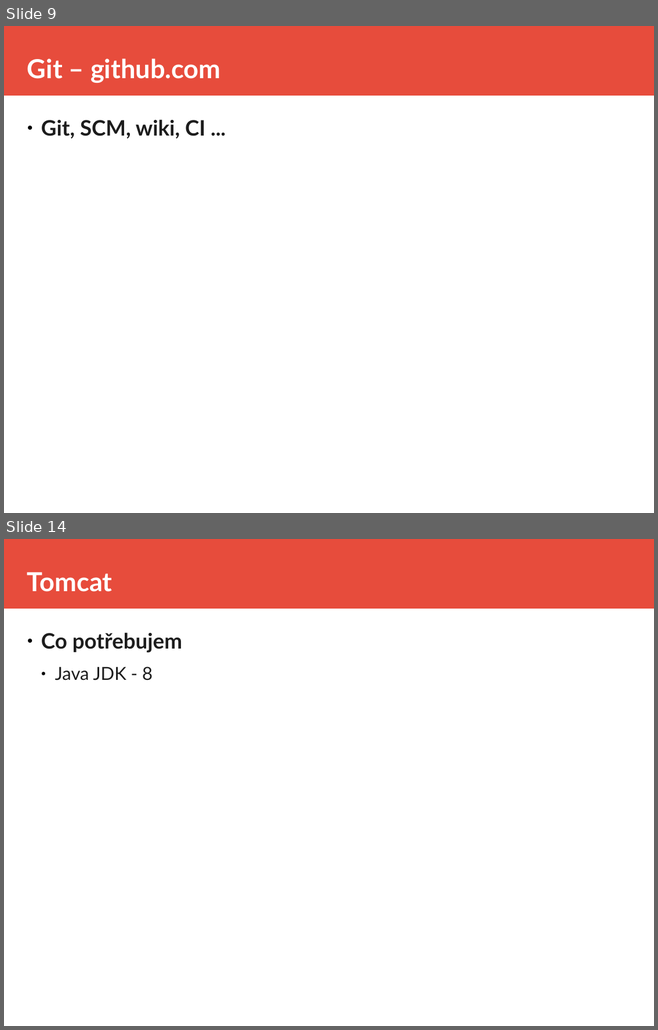
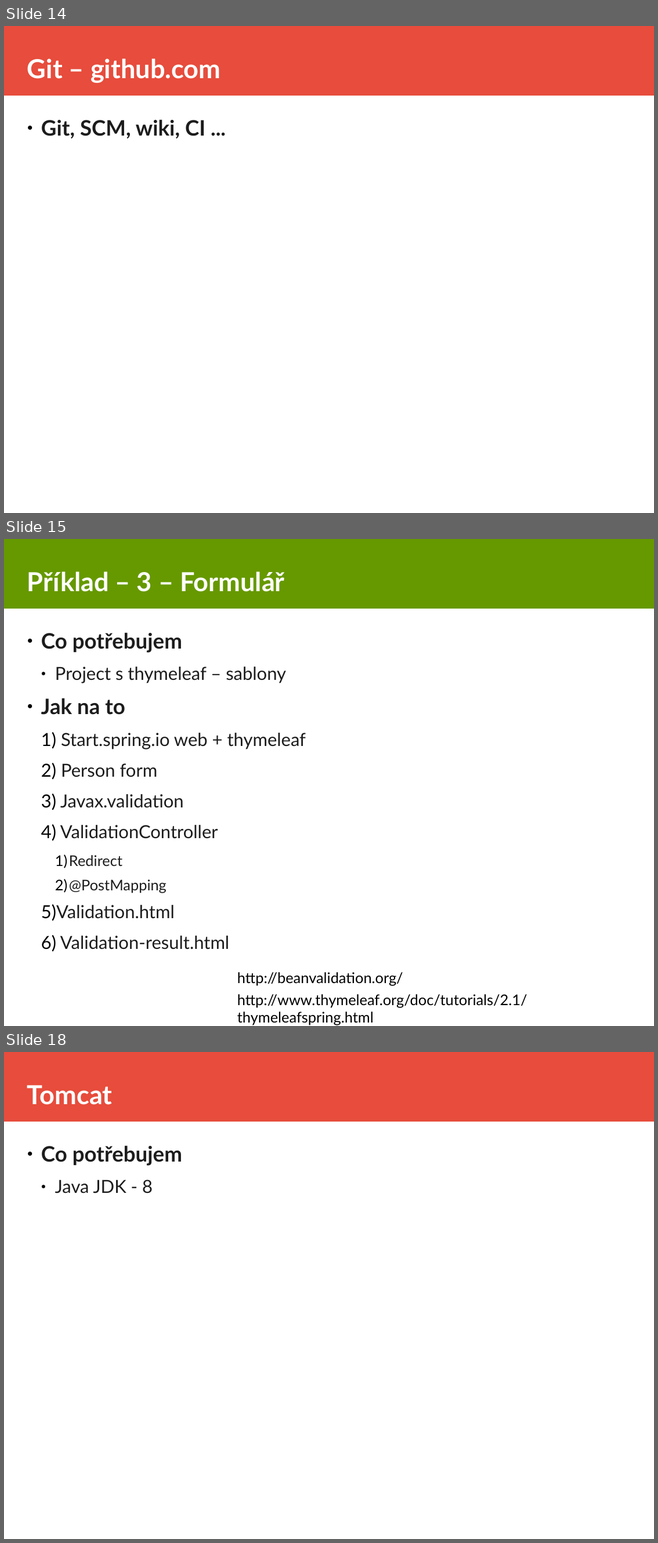
Before and after one commit to equabank/java-skoleni, a slide deck: v2/doc/prez.odp. Shown one above the other, each under a label of ours: slides 9 and 14 before the commit, slides 14, 15 and 18 after it; the slides between them are not shown. The pictures are 658x1030 and 658x1543 pixels, drawn with LibreOffice and Linux fonts; fonts in the diff are those of the drawing. Boxes give left, top, right and bottom in pixels: in the first picture for what was removed or moved away, otherwise in the second. Text is boxed around its words. In the diff, an @@ line names an element or a change of style, - is before the commit and + after.

```diff
--- a/v2/doc/prez.odp
+++ b/v2/doc/prez.odp
@@ slide 15 added at bbox=[4, 539, 654, 1026], background #FFFFFF @@
@@ rectangle added at bbox=[4, 539, 654, 609], fill #669900 @@
@@ title added at bbox=[27, 571, 285, 592], 32 pt, text #FFFFFF, bold @@
+Příklad – 3 – Formulář
@@ text added at bbox=[41, 632, 306, 950], 22 pt, text #1C1C1C @@
+● Co potřebujem
+  ● Project s thymeleaf – sablony
+● Jak na to
+  1) Start.spring.io web + thymeleaf
+  2) Person form
+  3) Javax.validation
+  4) ValidationController
+    1) Redirect
+    2) @PostMapping
+  5) Validation.html
+  6) Validation-result.html
@@ text added at bbox=[237, 972, 403, 986], 18 pt, text #000000 @@
+http://beanvalidation.org/
@@ text added at bbox=[237, 994, 527, 1026], 18 pt, text #000000 @@
+http://www.thymeleaf.org/doc/tutorials/2.1/thymeleafspring.html
@@ what was slide 9 is now slide 14 @@
@@ what was slide 14 is now slide 18 @@
```
Also in this commit, not shown: 7 slides changed, 6 other slides added, 2 slides removed, 15 other files.
